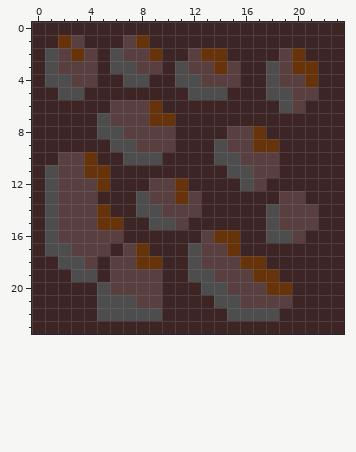
One commit to this pixel-art sprite: Assets/Immovable/wallpiece.png. That is the earlier state.
The file is 24x24 pixels. Colours within 5 levels of each other are drawn and written as one.
New version:
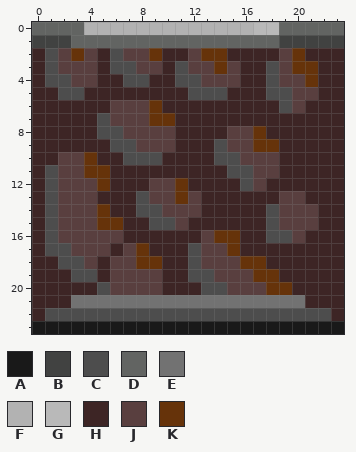
Palette (. is transparent): A #191919  B #414241  C #4d4d4d  D #626462  E #727272  F #b2b2b2  G #b9b9b9  H #3d2525  J #593f3f  K #66330a
Difference:
The author changed colour H to colour A in row 23 at x 0 to 23.
The author changed colour H to colour B in row 1 at x 0 to 1 and 19 to 23.
The author changed colour K to colour B in row 1 at x 2.
The author changed colour H to colour C in row 22 at x 1 to 4, 10 to 14 and 19 to 22.
The author changed colour H to colour D in row 0 at x 0 to 3 and 19 to 23; in row 1 at x 4 to 6 and 9 to 18.
The author changed colour J to colour D in row 1 at x 3 and 7.
The author changed colour K to colour D in row 1 at x 8.
The author changed colour C to colour E in row 21 at x 5 to 7 and 14 to 15.
The author changed colour H to colour E in row 21 at x 3 to 4, 10 to 13 and 20.
The author changed colour J to colour E in row 21 at x 8 to 9 and 16 to 19.
The author changed colour H to colour F in row 0 at x 4 to 16.
The author changed colour H to colour G in row 0 at x 17 to 18.
Changed places in both pictures, as pixel boxes (x1, y1, x2, y2):
changed: (32, 22, 344, 48)
changed: (32, 295, 344, 334)
